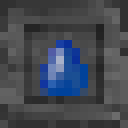
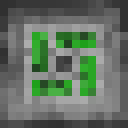
Layers edited between the first and the second w=128, h=128 image:
hid "floop" over left=40, top=40, right=88, bottom=96
added layer "reactor" above "cultivator" over left=24, top=24, right=112, bottom=112
hid "pump_side" over left=0, top=8, right=128, bottom=128
showed "base" over left=0, top=8, right=128, bottom=128
